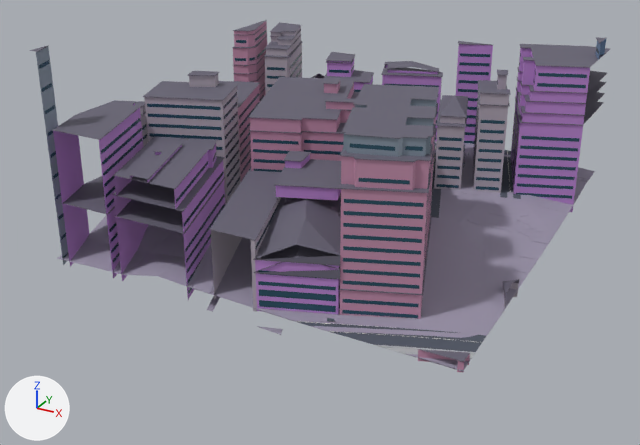
One commit to the glTF model public/maps/melbourne/chunks/4_-17.glb: the scene before it, then after it.
Camera for both pictures: a camera (50 mm lens) standing at (646.4, 1765.6, 126.1) and looking at (531.1, 1975.3, 21.2). The axes (+X, +Y, +Z) are drawn at lower left. The lights are the same throughout. The first picture is the older version. Where no turn or scale is listed for an object, it has been applied to the vertices. Vertices at exactly the same position are counted once.

Names of what the first picture shows: 'compiled-chunk'.
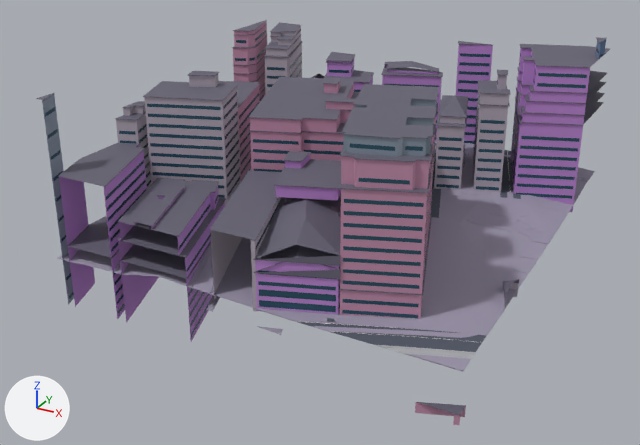
Where the newer file only moved an object's origin or applied its transform, the numbers keep the older frame.

What differs and where, as boxes [x1, y1, x2, y2] in the pictures (640 x 445 px; the box of a moved part takes in the faces that stretch with it):
'compiled-chunk', reshaped (15% taller)
    before: [29, 20, 610, 373]
    after: [36, 20, 610, 425]
part 1 of me_mesh_0, moved or reshaped
    before: [114, 161, 225, 299]
    after: [118, 202, 225, 342]
part 2 of me_mesh_0, moved or reshaped
    before: [99, 103, 143, 279]
    after: [104, 145, 147, 320]
part 3 of me_mesh_0, moved or reshaped
    before: [53, 131, 90, 266]
    after: [59, 176, 95, 307]
part 4 of me_mesh_0, moved or reshaped
    before: [114, 144, 217, 210]
    after: [119, 186, 219, 255]
part 5 of me_mesh_0, moved or reshaped
    before: [130, 145, 182, 183]
    after: [135, 187, 185, 229]
part 6 of me_mesh_0, moved or reshaped
    before: [418, 349, 470, 365]
    after: [415, 402, 466, 417]
part 7 of me_mesh_0, moved or reshaped
    before: [457, 361, 464, 373]
    after: [453, 414, 460, 425]
part 8 of me_mesh_0, moved or reshaped
    before: [36, 47, 68, 265]
    after: [42, 94, 74, 305]
part 9 of me_mesh_0, moved or reshaped
    before: [188, 288, 192, 294]
    after: [191, 295, 214, 337]
part 10 of me_mesh_0, moved or reshaped
    before: [188, 259, 202, 283]
    after: [190, 294, 209, 326]
part 11 of me_mesh_0, moved or reshaped
    before: [187, 234, 211, 273]
    after: [190, 292, 205, 316]
part 12 of me_mesh_0, moved or reshaped
    before: [186, 203, 225, 263]
    after: [189, 290, 199, 307]
part 13 of me_mesh_0, moved or reshaped
    before: [185, 194, 224, 251]
    after: [188, 288, 193, 296]
part 14 of me_mesh_0, moved or reshaped
    before: [29, 45, 225, 263]
    after: [36, 93, 226, 304]
part 15 of me_mesh_0, moved or reshaped
    before: [419, 349, 470, 362]
    after: [418, 402, 466, 415]

What changed in the scene script:
```text
Change me_mesh_0:
    used by ob_compiled_chunk; location = (534.0, 1985.9, 44.6)
    remove me_mesh_0.from_pydata(...)  # 8625 vertices, 9287 faces; spans x -60.0..60.0, y -60.1..60.1, z -31.1..31.1
    add me_mesh_0.from_pydata(...)  # 8625 vertices, 9287 faces; spans x -60.0..60.0, y -60.1..60.1, z -41.6..26.0
    me_mesh_0 part 1: the loose piece of 13 vertices spanning x -47.4..-14.7, y -59.9..-22.5, z -28.9..-3.9 is moved by (0.0, 0.0, -12.7)
    me_mesh_0 part 2: the loose piece of 16 vertices spanning x -60.0..-39.6, y -59.9..-28.3, z -28.9..10.6 is moved by (0.0, 0.0, -12.7)
    me_mesh_0 part 3: the loose piece of 7 vertices spanning x -60.0..-55.0, y -59.9..-46.1, z -28.9..10.6 is moved by (0.0, 0.0, -12.7)
    me_mesh_0 part 4: the loose piece of 20 vertices spanning x -46.4..-16.7, y -59.9..-23.8, z -3.9..1.6 is moved by (0.0, 0.0, -12.7)
    me_mesh_0 part 5: the loose piece of 16 vertices spanning x -39.4..-24.9, y -59.9..-32.9, z 1.6..2.6 is moved by (0.0, 0.0, -12.7)
    me_mesh_0 part 6: the loose piece of 4 vertices spanning x 49.3..60.0, y -59.9..-55.9, z -27.5..-24.5 is moved by (0.0, 0.0, -14.1)
    me_mesh_0 part 7: the loose piece of 4 vertices spanning x 58.7..60.0, y -59.9..-59.4, z -27.5..-24.5 is moved by (0.0, 0.0, -14.1)
    me_mesh_0 part 8: the loose piece of 4 vertices spanning x -60.0..-57.6, y -59.9..-53.2, z -29.0..31.0 is moved by (0.0, 0.0, -12.6)
    me_mesh_0 part 9: the loose piece of 4 vertices spanning x -27.9..-14.9, y -59.3..-23.1, z -27.5..-26.5 is moved by (0.0, 0.0, -12.7)
    me_mesh_0 part 10: the loose piece of 4 vertices spanning x -27.9..-14.9, y -59.3..-23.1, z -24.5..-23.5 is moved by (0.0, 0.0, -12.7)
    me_mesh_0 part 11: the loose piece of 4 vertices spanning x -27.9..-14.9, y -59.3..-23.1, z -21.5..-20.5 is moved by (0.0, 0.0, -12.7)
    me_mesh_0 part 12: the loose piece of 4 vertices spanning x -27.9..-14.9, y -59.3..-23.1, z -18.5..-17.5 is moved by (0.0, 0.0, -12.7)
    me_mesh_0 part 13: the loose piece of 4 vertices spanning x -27.9..-14.9, y -59.3..-23.1, z -15.5..-14.5 is moved by (0.0, 0.0, -12.7)
    me_mesh_0 part 14: 329 of the vertices in x -60.0..-14.4, y -59.9..-22.1, z -27.6..31.1 are moved by (0.0, 0.0, -12.7)
    me_mesh_0 part 15: 8 of 8625 vertices moved; they spanned x 49.2..60.0, y -59.9..-55.6, z -24.6..-24.4 and now span x 49.2..60.0, y -59.9..-55.6, z -38.7..-38.5; mean shift (0.0, 0.0, -14.1); largest move (49.2, -59.9, -24.4) -> (49.2, -59.9, -38.5)
    other edits to the shape of me_mesh_0 do not show in these pictures
```
